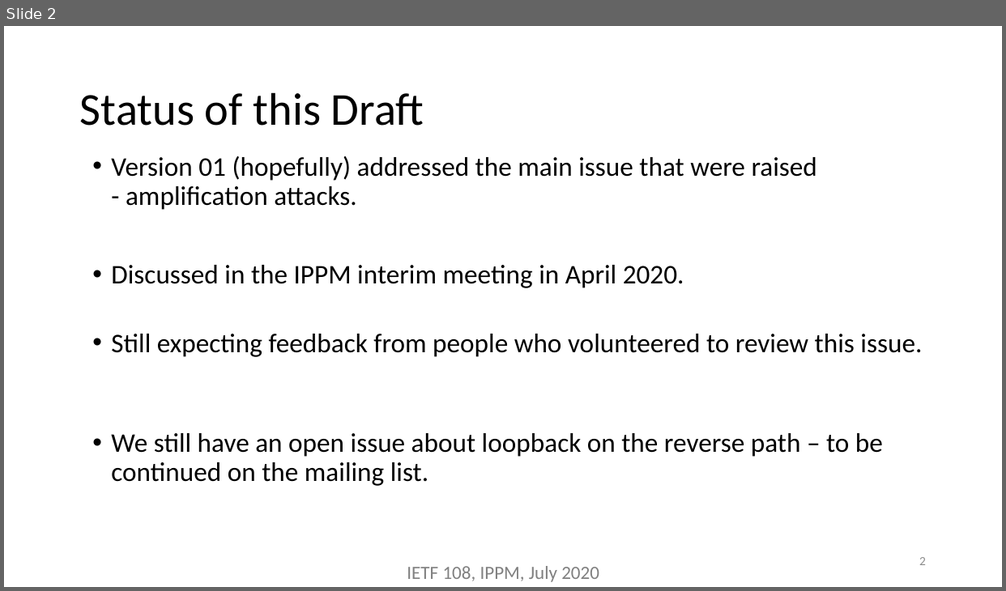
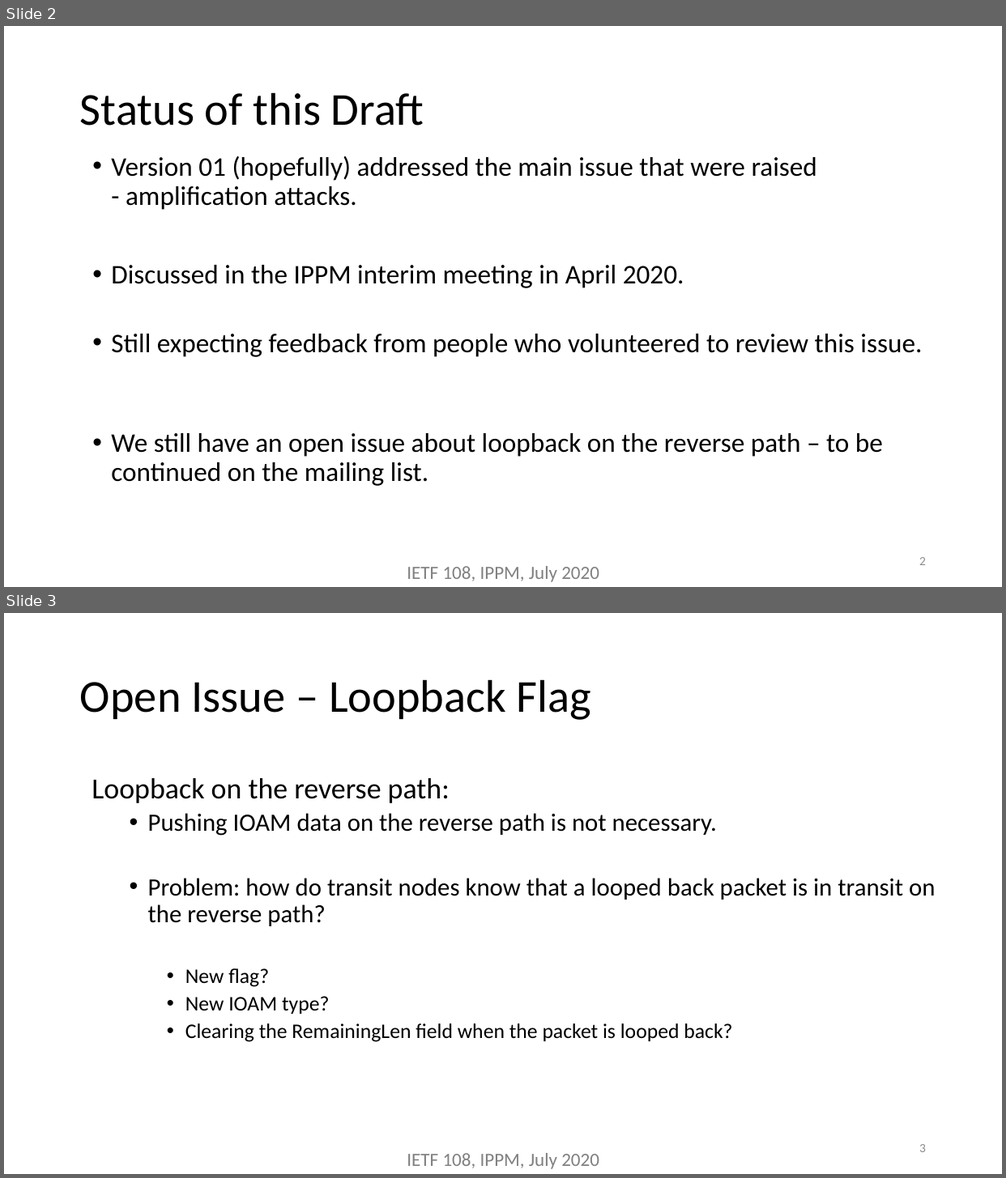
Before and after one commit to inband-oam/ietf, a slide deck: presentations/ippm-ioam-flags-ietf 108.pptx. Shown one above the other, each under a label of ours: slide 2 before the commit, slides 2 and 3 after it. The pictures are 1006x591 and 1006x1178 pixels, drawn with LibreOffice and Linux fonts; fonts in the diff are those of the drawing. Boxes give left, top, right and bottom in pixels: in the first picture for what was removed or moved away, otherwise in the second. Text is boxed around its words. In the diff, an @@ line names an element or a change of style, - is before the commit and + after.

Commit message:
Flag presentation - added slide about loopback

```diff
--- a/presentations/ippm-ioam-flags-ietf 108.pptx
+++ b/presentations/ippm-ioam-flags-ietf 108.pptx
@@ slide 3 added at (4,613,1002,1174), background #FFFFFF @@
@@ title added at (80,679,591,720), 44 pt, text #000000 @@
+Open Issue – Loopback Flag
@@ text added at (91,778,935,1042), 24 pt, text #000000 @@
+Loopback on the reverse path:
+  • Pushing IOAM data on the reverse path is not necessary.
+  • Problem: how do transit nodes know that a looped back packet is in transit on the reverse path?
+    • New flag?
+    • New IOAM type?
+    • Clearing the RemainingLen field when the packet is looped back?
@@ page number added at (919,1144,926,1152), 12 pt, text #8C8C8C @@
+3
@@ text added at (407,1153,599,1169), 18 pt, text #808080 @@
+IETF 108, IPPM, July 2020
```
